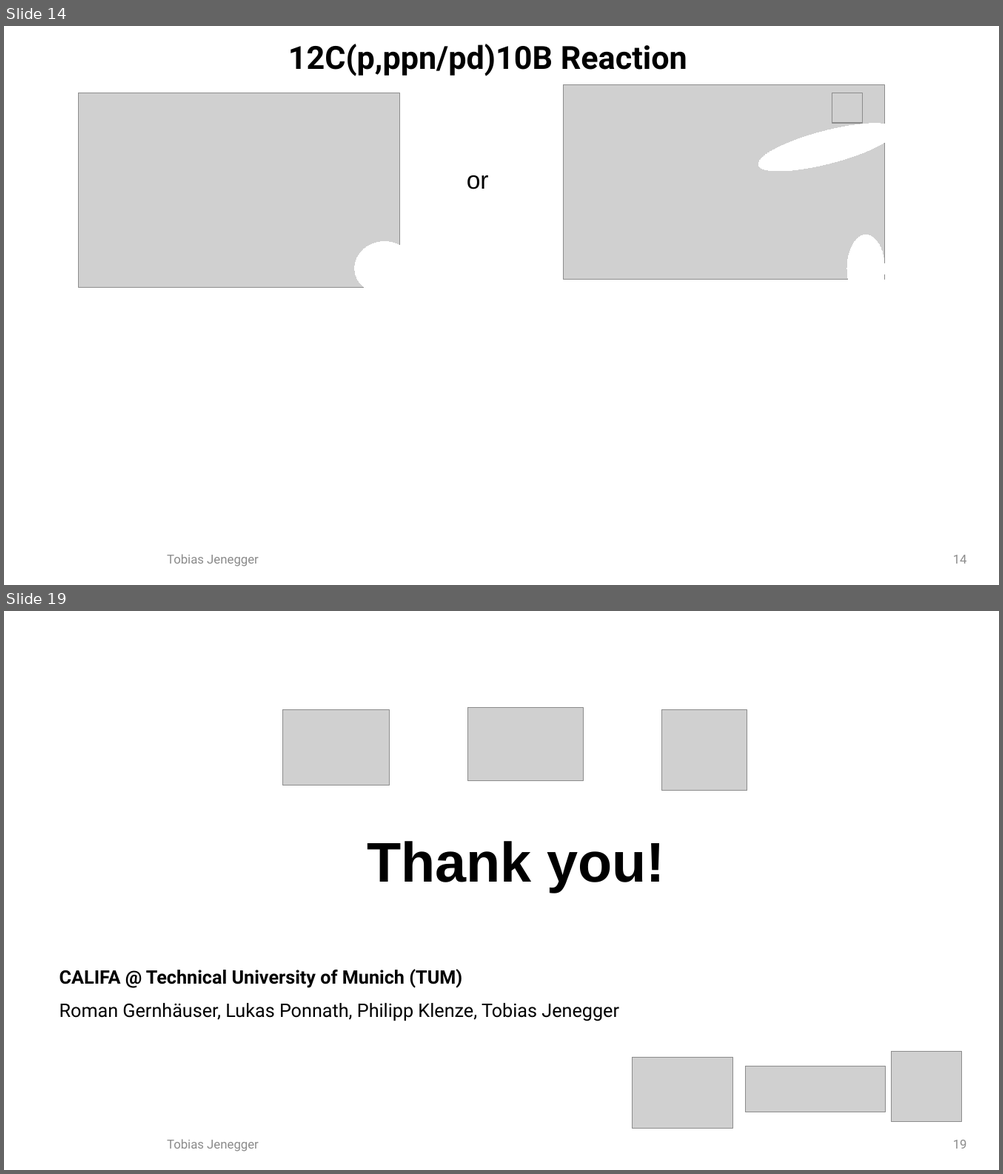
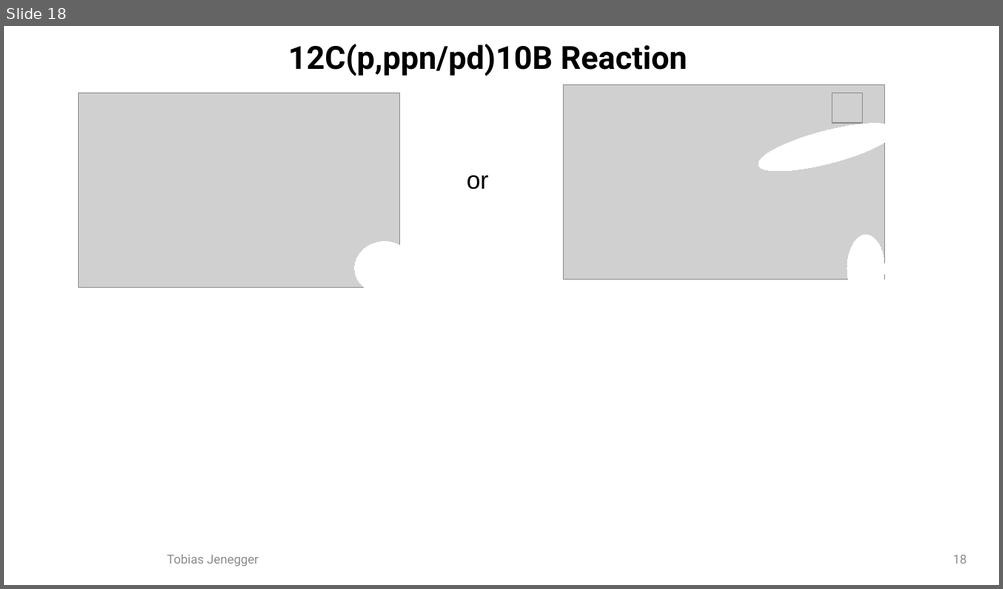
Before and after one commit to jenegger/2021_psi_pres, a slide deck: analysis.odp. Shown one above the other, each under a label of ours: slides 14 and 19 before the commit, slide 18 after it; the slides between them are not shown. The pictures are 1003x1174 and 1003x589 pixels, drawn with LibreOffice and Linux fonts; fonts in the diff are those of the drawing; grey boxes stand for pictures; background and template pictures are left out. Boxes give left, top, right and bottom in pixels: in the first picture for what was removed or moved away, otherwise in the second. Text is boxed around its words. In the diff, an @@ line names an element or a change of style, - is before the commit and + after.

```diff
--- a/analysis.odp
+++ b/analysis.odp
@@ slide 19 removed at box(4, 611, 999, 1170), background #FFFFFF @@
@@ picture removed at box(283, 710, 389, 786) @@
@@ picture removed at box(468, 708, 583, 781) @@
@@ picture removed at box(661, 710, 747, 791) @@
@@ text removed at box(367, 841, 664, 892) @@
-Thank you!
@@ text removed at box(60, 969, 619, 1022) @@
-CALIFA @ Technical University of Munich (TUM)
-Roman Gernhäuser, Lukas Ponnath, Philipp Klenze, Tobias Jenegger
@@ picture removed at box(891, 1052, 962, 1122) @@
@@ picture removed at box(632, 1058, 732, 1129) @@
@@ picture removed at box(745, 1066, 885, 1113) @@
@@ text removed at box(167, 1139, 259, 1152) @@
-Tobias Jenegger
@@ page number removed at box(953, 1140, 967, 1149) @@
-19
@@ what was slide 14 is now slide 18 @@
@@ page number at box(953, 555, 967, 564): text changed @@
-14
+18
```
Also in this commit, not shown: 5 slides changed, 4 slides added, 3 other slides removed, 13 other files.
